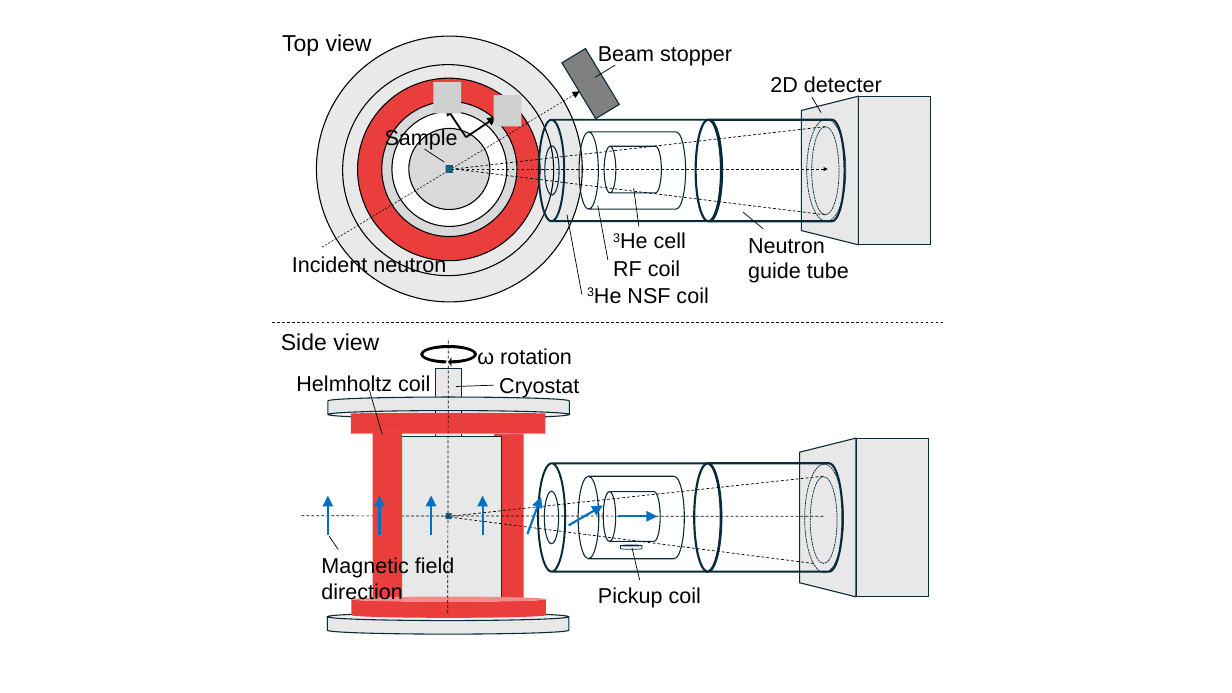
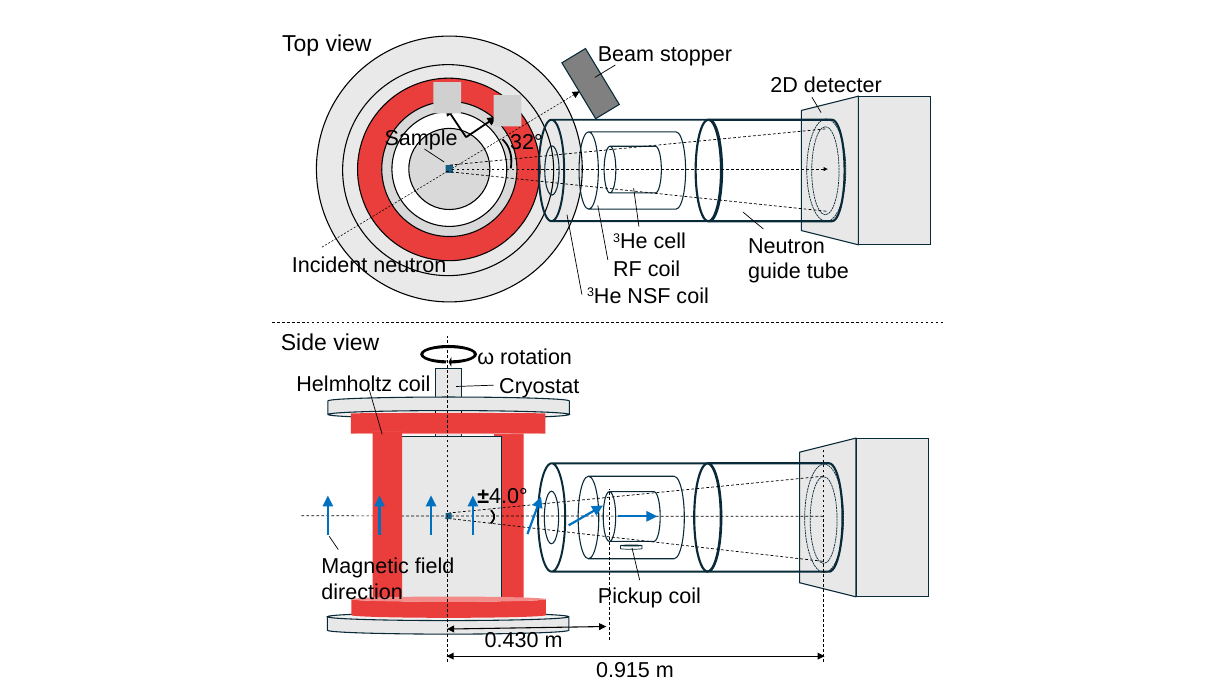
Before and after one commit to 3He-NSF/3HeNSF_2DPSD_paper, a slide deck: slide 16 of figure/figurelist [自動保存済み].pptx (slide 15 before the commit). Drawn at 1232x693 pixels with LibreOffice and Linux fonts; fonts in the diff are those of the drawing; grey boxes stand for pictures. Boxes give left, top, right and bottom in pixels: in the first picture for what was removed or moved away, otherwise in the second. Text is boxed around its words. In the diff, an @@ line names an element or a change of style, - is before the commit and + after.

```diff
--- a/figure/figurelist [自動保存済み].pptx
+++ b/figure/figurelist [自動保存済み].pptx
@@ line moved from (825, 127) - (454, 169) to (825, 129) - (449, 165) @@
@@ line moved from (825, 215) - (454, 169) to (826, 211) - (444, 171) @@
@@ line moved from (448, 613) - (448, 338) to (448, 662) - (448, 336) @@
@@ line moved from (823, 476) - (452, 516) to (823, 476) - (449, 513) @@
@@ arrow moved from (483, 496) - (483, 535) to (473, 496) - (473, 535) @@
@@ group added at (447, 132, 825, 678): 4 texts, 2 double arrows, 2 lines, 2 arc (boxed as its full ellipse)s @@
+0.915 m
+32°
+±4.0°
+0.430 m
@@ line moved from (814, 563) - (442, 516) to (823, 561) - (445, 518) @@
```
Also in this commit, not shown: 3 other slides changed, 7 slides added, 14 other files.
